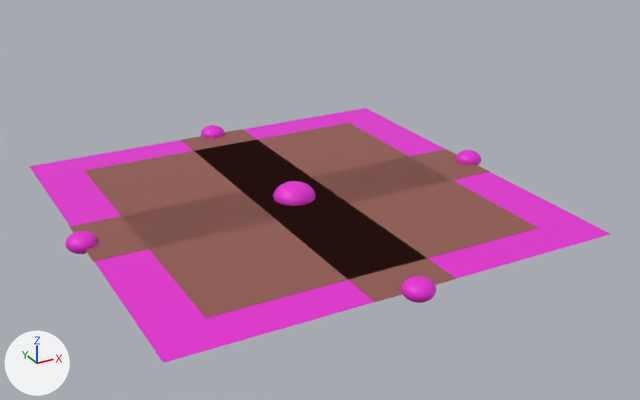
One commit to the glTF model res/models/placement/storage/storage_3x3.gltf: the scene before it, then after it.
Before and after are seen from a 50 mm camera at (-5.19, -10.18, 4.96) aimed at (0.17, -0.42, 0.09). The axes (+X, +Y, +Z) are drawn at lower left. The lights are the same throughout. The picture after the commit comes second. Where no turn or scale is listed for an object, it has been applied to the vertices.

In view in the first picture: '%P%AnchorOut', '%P%AnchorOut.002', '%P%Center', '%P%Footprint', 'Plane.004' and 2 more.
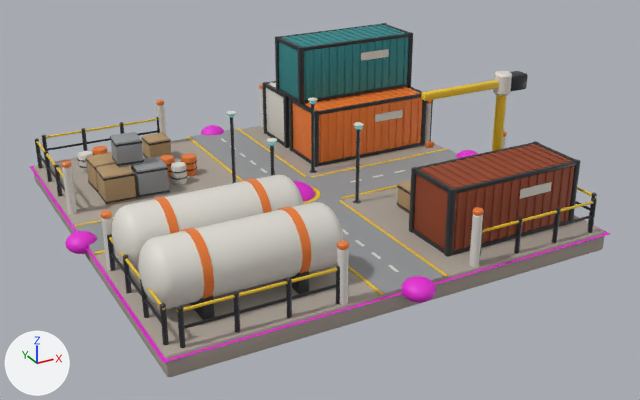
Location of each change, [x1, y1, x2, y2] in pixels of the pictures (640 x 400 px):
'StorageYard', added
    after: [33, 23, 605, 377]
    faces in mat_concrete (grey #aaa095): [33, 126, 605, 377]
    faces in mat_hull_white (light grey #dfddd4): [62, 49, 552, 309]
    faces in mat_frame_graphite (dark grey #35373a): [35, 23, 597, 348]
    faces in mat_hull_grey (grey #959799): [76, 129, 457, 295]
    faces in mat_cargo_rust (brown #954527): [414, 144, 575, 251]
'Plane.004', deleted (brown)
    before: [70, 123, 538, 318]
'%P%Footprint', unchanged, covered by the edit
    before: [29, 108, 610, 363]
    after: [29, 166, 610, 363]

What the commit changed:
Material 'Cargo_Teal' (mat_cargo_teal) is new.
Its base color is (0.03, 0.25, 0.26) (cyan #30898b).
Its metallic is 0.1.
Its roughness is 0.55.
Material 'Crate_Tan' (mat_crate_tan) is new.
Its base color is (0.45, 0.3, 0.15) (brown #b3956c).
Its roughness is 0.8.
Material 'Frame_Graphite' (mat_frame_graphite) is new.
Its base color is (0.035, 0.038, 0.042) (dark grey #35373a).
Its metallic is 0.3.
Its roughness is 0.4.
Material 'Hazard_Yellow' (mat_hazard_yellow) is new.
Its base color is (0.85, 0.55, 0.02) (yellow #edc427).
Material 'Cargo_Rust' (mat_cargo_rust) is new.
Its base color is (0.3, 0.06, 0.02) (brown #954527).
Its metallic is 0.1.
Its roughness is 0.6.
Material 'Accent_Orange' (mat_accent_orange) is new.
Its base color is (0.85, 0.2, 0.03) (orange #ed7c30).
Its roughness is 0.4.
Material 'Hull_White' (mat_hull_white) is new.
Its base color is (0.74, 0.72, 0.66) (light grey #dfddd4).
Its roughness is 0.45.
Material 'Hull_Grey' (mat_hull_grey) is new.
Its base color is (0.3, 0.31, 0.32) (grey #959799).
Its roughness is 0.55.
Material 'Concrete' (mat_concrete) is new.
Its base color is (0.4, 0.35, 0.3) (grey #aaa095).
Its roughness is 0.9.
Material 'Light_Cyan' (mat_light_cyan) is new.
Its base color is (0.3, 0.95, 1.0) (cyan #95f9ff).
Its roughness is 0.25.
Mesh me_storageyard is new.
It has 20597 vertices, 39644 faces and spans x -2.96..2.96, y -2.96..2.96, z -0.24..1.76.
It uses material mat_concrete (grey #aaa095).
It uses material mat_hull_grey (grey #959799).
It uses material mat_hull_white (light grey #dfddd4).
It uses material mat_hazard_yellow (yellow #edc427).
It uses material mat_frame_graphite (dark grey #35373a).
It uses material mat_accent_orange (orange #ed7c30).
It uses material mat_cargo_teal (cyan #30898b).
It uses material mat_crate_tan (brown #b3956c).
It uses material mat_cargo_rust (brown #954527).
It uses material mat_light_cyan (cyan #95f9ff).
Object 'Plane.004' (ob_plane_004) is deleted.
Object 'StorageYard' (ob_storageyard) is new; it shows me_storageyard.
Its location is (0.0, 0.0, 0.0).
